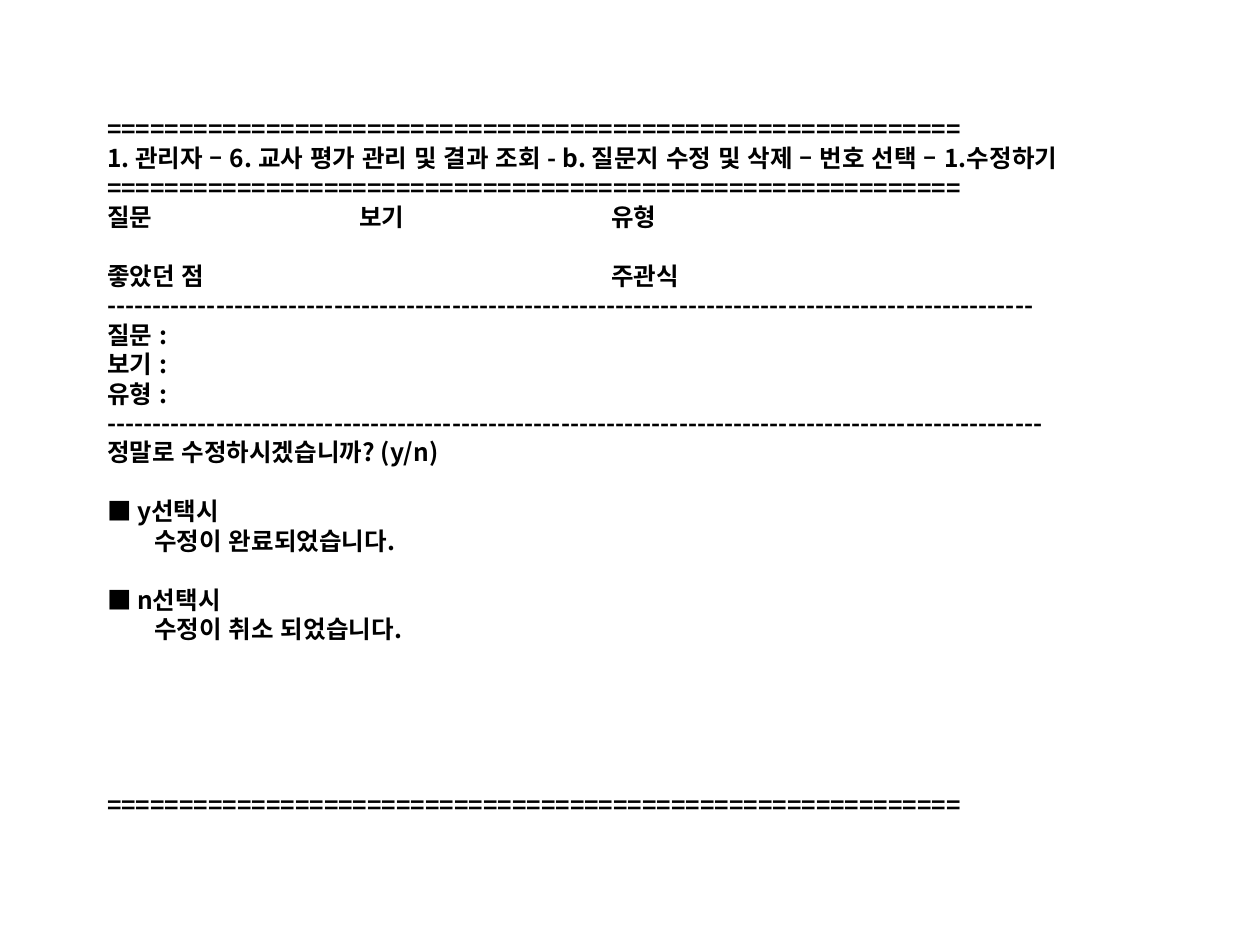
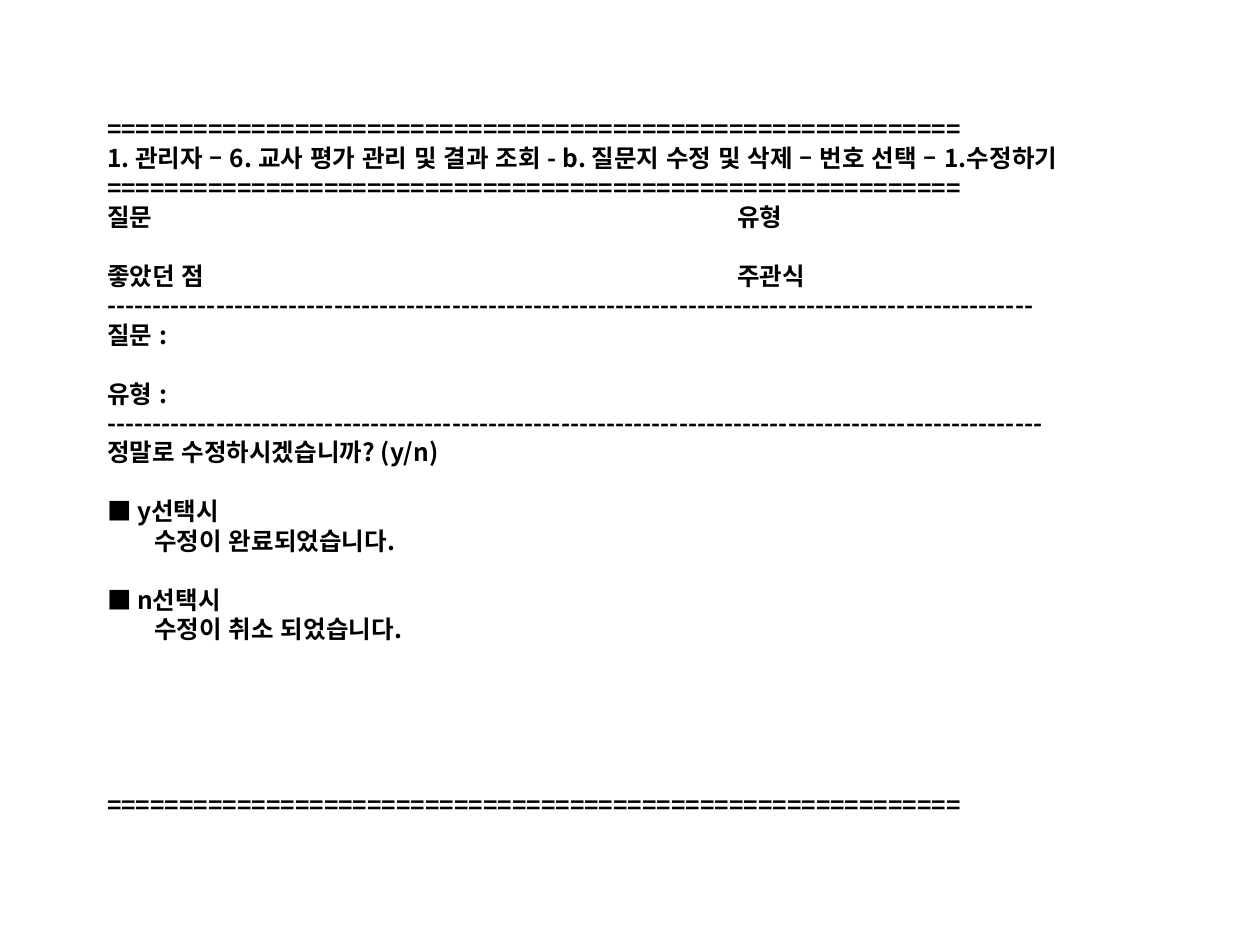
Before and after one commit to Yian-Kim/SEDU-Center, a slide deck: slide 44 of 03. 화면설계/01. 관리자/[디비2조]화면설계_관리자.pptx (slide 53 before the commit). Drawn at 1260x945 pixels with LibreOffice and Linux fonts; fonts in the diff are those of the drawing. Boxes give left, top, right and bottom in pixels: in the first picture for what was removed or moved away, otherwise in the second. Text is boxed around its words. In the diff, an @@ line names an element or a change of style, - is before the commit and + after.

```diff
--- a/03. 화면설계/01. 관리자/[디비2조]화면설계_관리자.pptx
+++ b/03. 화면설계/01. 관리자/[디비2조]화면설계_관리자.pptx
@@ text at box(107, 205, 782, 228): text changed @@
-===========================================================
-질문 보기 유형
+===========================================================
+질문 유형
@@ text at box(107, 352, 152, 375): paragraph removed @@
-보기 :
```
Also in this commit, not shown: 9 other slides changed, 1 slide added, 8 slides removed.
